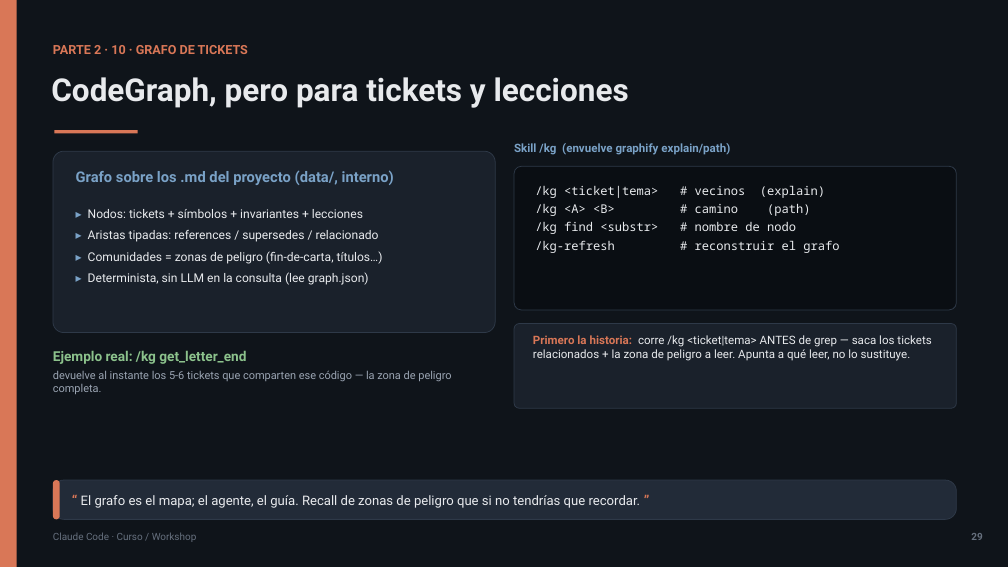
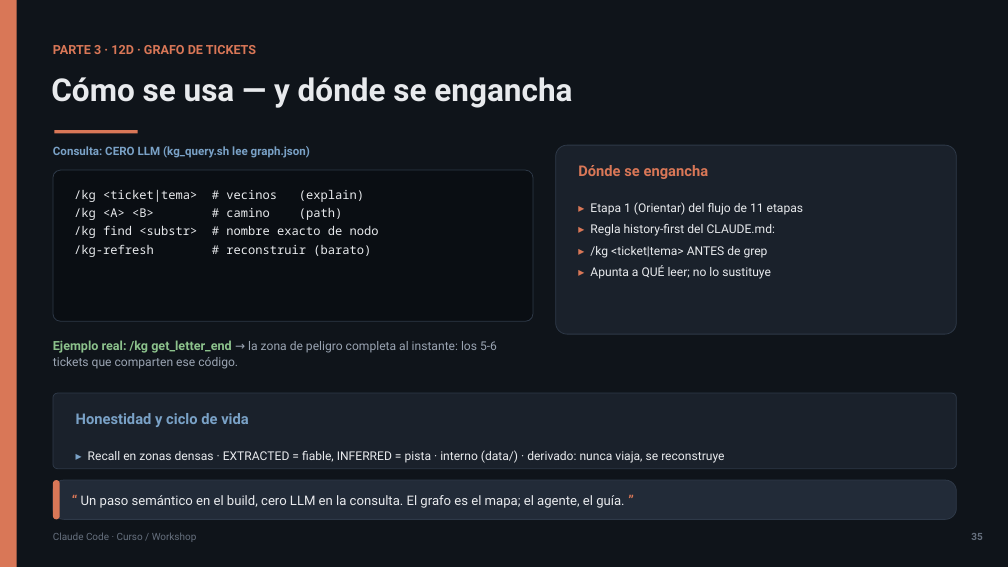
Before and after one commit to olonok69/claude_code_ml_engineer, a slide deck: slide 35 of presentacion/Claude_Code_Presentacion.pptx (slide 29 before the commit). Drawn at 1008x567 pixels with LibreOffice and Linux fonts; fonts in the diff are those of the drawing. Boxes give left, top, right and bottom in pixels: in the first picture for what was removed or moved away, otherwise in the second. Text is boxed around its words. In the diff, an @@ line names an element or a change of style, - is before the commit and + after.

Commit message:
ultimos cambios con plot de graphify

```diff
--- a/presentacion/Claude_Code_Presentacion.pptx
+++ b/presentacion/Claude_Code_Presentacion.pptx
@@ text at [53, 45, 256, 54]: text changed @@
-PARTE 2 · 10 · GRAFO DE TICKETS
+PARTE 3 · 12D · GRAFO DE TICKETS
@@ text at [51, 77, 572, 108]: text changed @@
-CodeGraph, pero para tickets y lecciones
+Cómo se usa — y dónde se engancha
@@ text added at [53, 146, 310, 158], 11 pt, text #7AA2C7, bold @@
+Consulta: CERO LLM (kg_query.sh lee graph.json)
@@ text removed at [514, 143, 730, 155] @@
-Skill /kg (envuelve graphify explain/path)
@@ rounded rectangle: place and size @@
-rounded rectangle at [514, 166, 957, 310]
+rounded rectangle at [556, 145, 957, 334]
@@ rounded rectangle at [556, 145, 957, 334]: fill #0A0E13 to #1A212B; proportions changed @@
@@ rounded rectangle: place and size @@
-rounded rectangle at [53, 151, 495, 333]
+rounded rectangle at [53, 170, 533, 321]
@@ rounded rectangle at [53, 170, 533, 321]: fill #1A212B to #0A0E13; proportions changed @@
@@ text removed at [76, 170, 394, 185] @@
-Grafo sobre los .md del proyecto (data/, interno)
@@ text added at [578, 165, 709, 179], 14 pt, text #D97757, bold @@
+Dónde se engancha
@@ text "/kg <ticket|tema> # vecinos (explain)": place and size @@
-text "/kg <ticket|tema> # vecinos (explain)" at [535, 185, 839, 253]
+text "/kg <ticket|tema> # vecinos (explain)" at [74, 189, 379, 257]
@@ text removed at [88, 209, 383, 285] @@
-▸ Nodos: tickets + símbolos + invariantes + lecciones
-▸ Aristas tipadas: references / supersedes / relacionado
-▸ Comunidades = zonas de peligro (fin-de-carta, títulos…)
-▸ Determinista, sin LLM en la consulta (lee graph.json)
@@ text at [74, 225, 379, 257]: text changed @@
-/kg find <substr> # nombre de nodo
-/kg-refresh # reconstruir el grafo
+/kg find <substr> # nombre exacto de nodo
+/kg-refresh # reconstruir (barato)
@@ text added at [590, 224, 775, 279], 11.5 pt, text #E8EAED @@
+▸ Etapa 1 (Orientar) del flujo de 11 etapas
+▸ Regla history-first del CLAUDE.md:
+▸ /kg <ticket|tema> ANTES de grep
+▸ Apunta a QUÉ leer; no lo sustituye
@@ rounded rectangle removed at [514, 324, 957, 408] @@
@@ text at [53, 340, 497, 369]: text changed; size 10.5 to 11.5 pt @@
-Ejemplo real: /kg get_letter_end
-devuelve al instante los 5-6 tickets que comparten ese código — la zona de peligro completa.
+Ejemplo real: /kg get_letter_end → la zona de peligro completa al instante: los 5-6 tickets que comparten ese código.
@@ text removed at [533, 335, 931, 361] @@
-Primero la historia: corre /kg <ticket|tema> ANTES de grep — saca los tickets relacionados + la zona de peligro a leer. Apunta a qué leer, no lo sustituye.
@@ rounded rectangle added at [53, 393, 957, 469], fill #1A212B, outline #2E3948 0.75 pt @@
@@ text added at [76, 413, 249, 427], 14 pt, text #7AA2C7, bold @@
+Honestidad y ciclo de vida
@@ text added at [88, 450, 724, 463], 11.5 pt, text #E8EAED @@
+▸ Recall en zonas densas · EXTRACTED = fiable, INFERRED = pista · interno (data/) · derivado: nunca viaja, se reconstruye
@@ text at [81, 495, 624, 508]: text changed @@
-“ El grafo es el mapa; el agente, el guía. Recall de zonas de peligro que si no tendrías que recordar. ”
+“ Un paso semántico en el build, cero LLM en la consulta. El grafo es el mapa; el agente, el guía. ”
```
Also in this commit, not shown: 7 other slides changed, 4 slides added, 1 slide removed, 7 other files.
